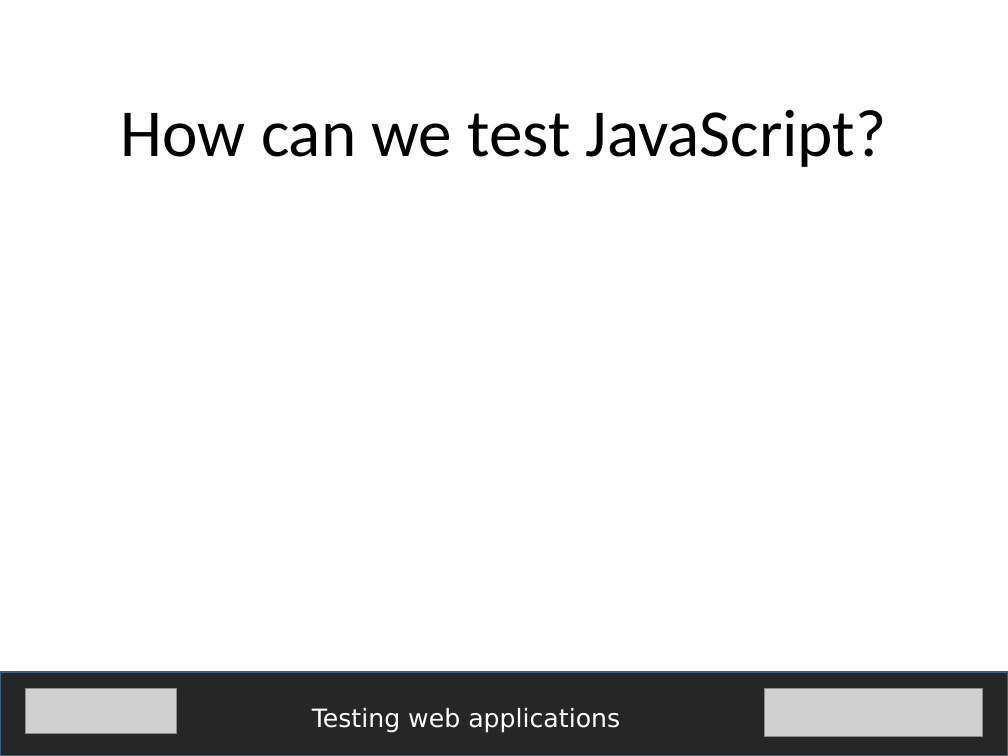
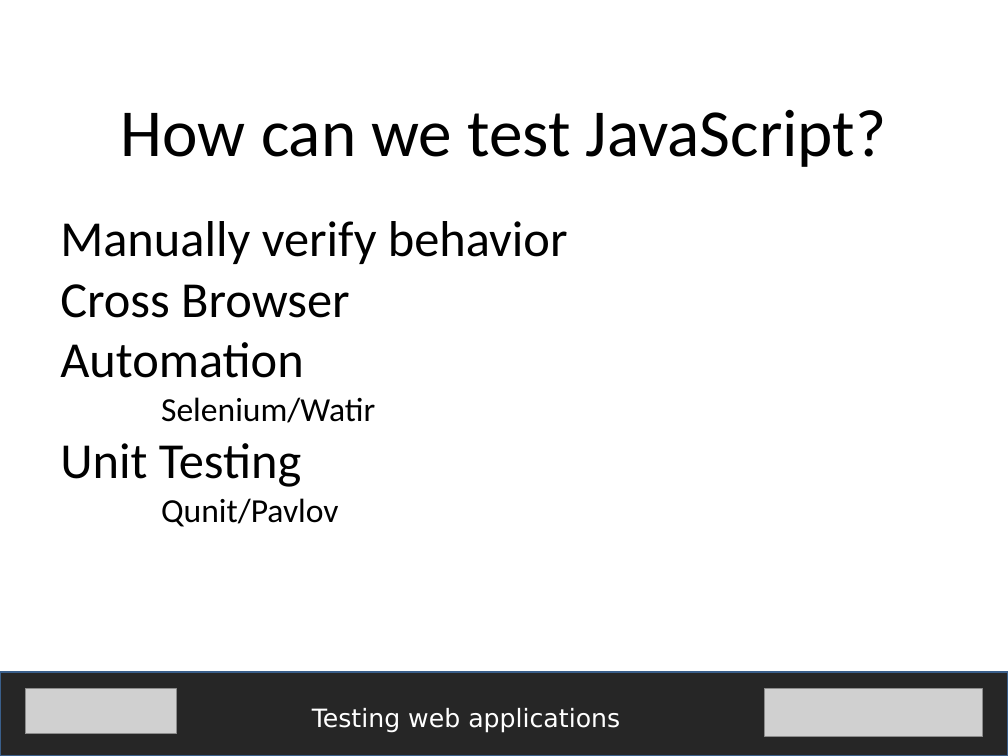
Before and after one commit to fijiaaron/testing-web-apps-and-services, a slide deck: slide 7 of presentations/Testing web apps.pptx (slide 6 before the commit). Drawn at 1008x756 pixels with LibreOffice and Linux fonts; fonts in the diff are those of the drawing; grey boxes stand for pictures. Boxes give left, top, right and bottom in pixels: in the first picture for what was removed or moved away, otherwise in the second. Text is boxed around its words. In the diff, an @@ line names an element or a change of style, - is before the commit and + after.

Commit message:
testing web apps done

```diff
--- a/presentations/Testing web apps.pptx
+++ b/presentations/Testing web apps.pptx
@@ text added at [60,221,568,527], 36 pt, text #000000 @@
+Manually verify behavior
+Cross Browser
+Automation
+Selenium/Watir
+Unit Testing
+Qunit/Pavlov
```
Also in this commit, not shown: 2 other slides changed, 16 slides added, 1 other file.
